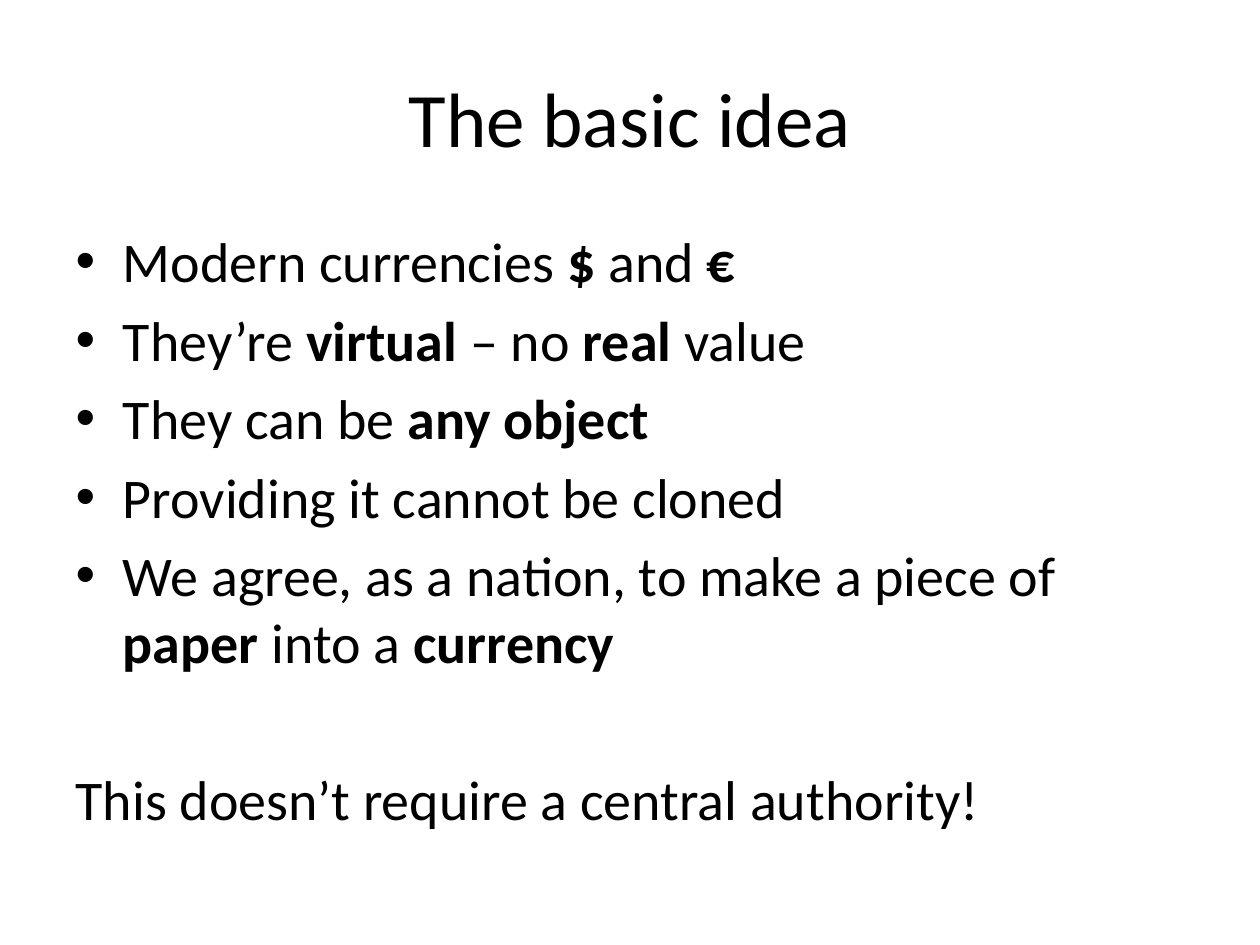
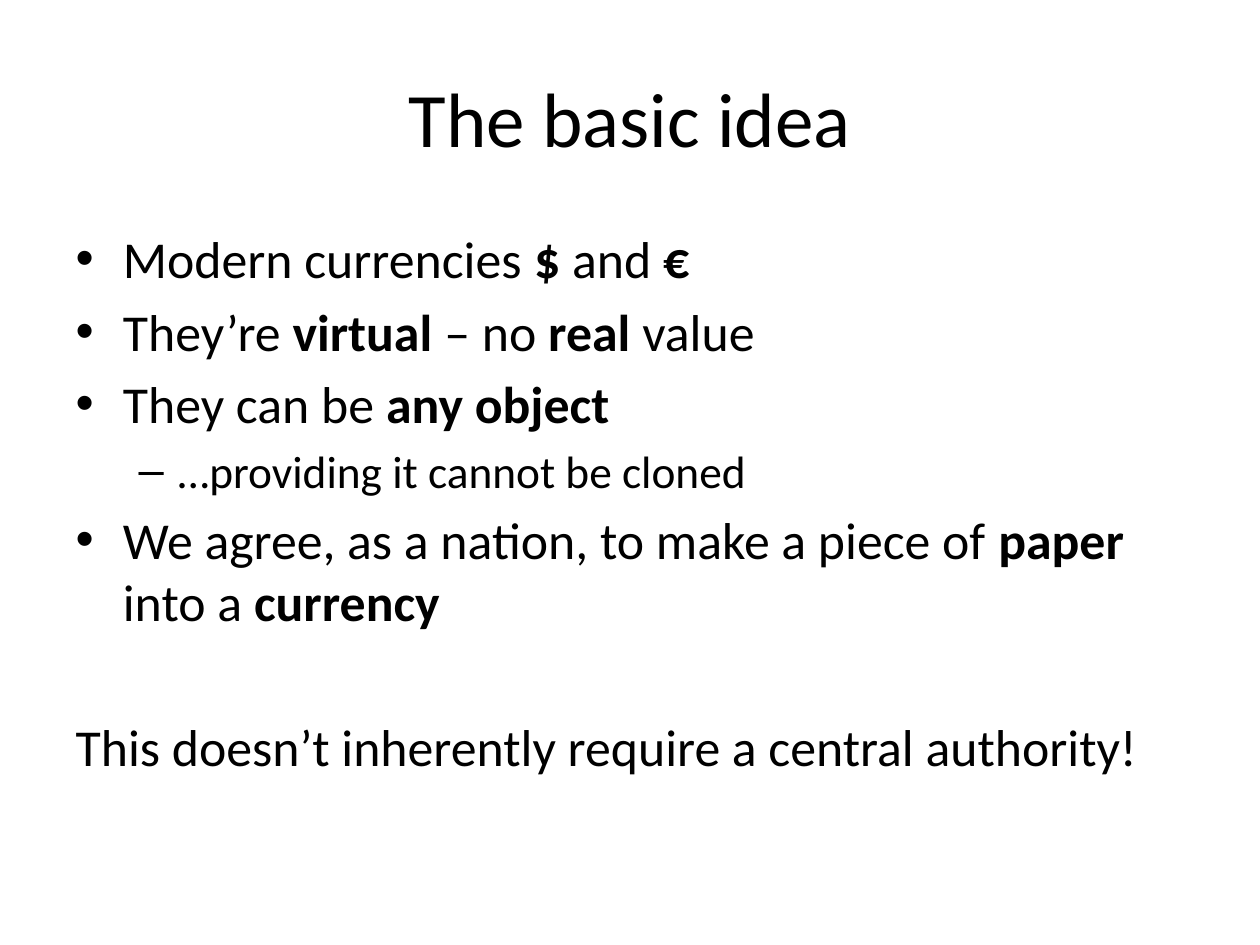
Before and after one commit to dionyziz/ntua-crypto, a slide deck: slide 12 of bitcoin-en.pptx. Drawn at 1260x945 pixels with LibreOffice and Linux fonts; fonts in the diff are those of the drawing. Boxes give left, top, right and bottom in pixels: in the first picture for what was removed or moved away, otherwise in the second. Text is boxed around its words. In the diff, an @@ line names an element or a change of style, - is before the commit and + after.

```diff
--- a/bitcoin-en.pptx
+++ b/bitcoin-en.pptx
@@ text at (123, 242, 1123, 629): size 32 to 29.6 pt in "Modern currencies $ and €", "They’re virtual – no real value", "They can be any object", "We agree, as a nation, to make ..." @@
@@ text at (178, 456, 746, 496): text changed; size 32 to 25.9 pt @@
-• Providing it cannot be cloned
+  – …providing it cannot be cloned
@@ text at (76, 729, 1137, 775): text changed; size 32 to 29.6 pt @@
-This doesn’t require a central authority!
+This doesn’t inherently require a central authority!
```
Also in this commit, not shown: 15 other slides changed, 1 other file.
